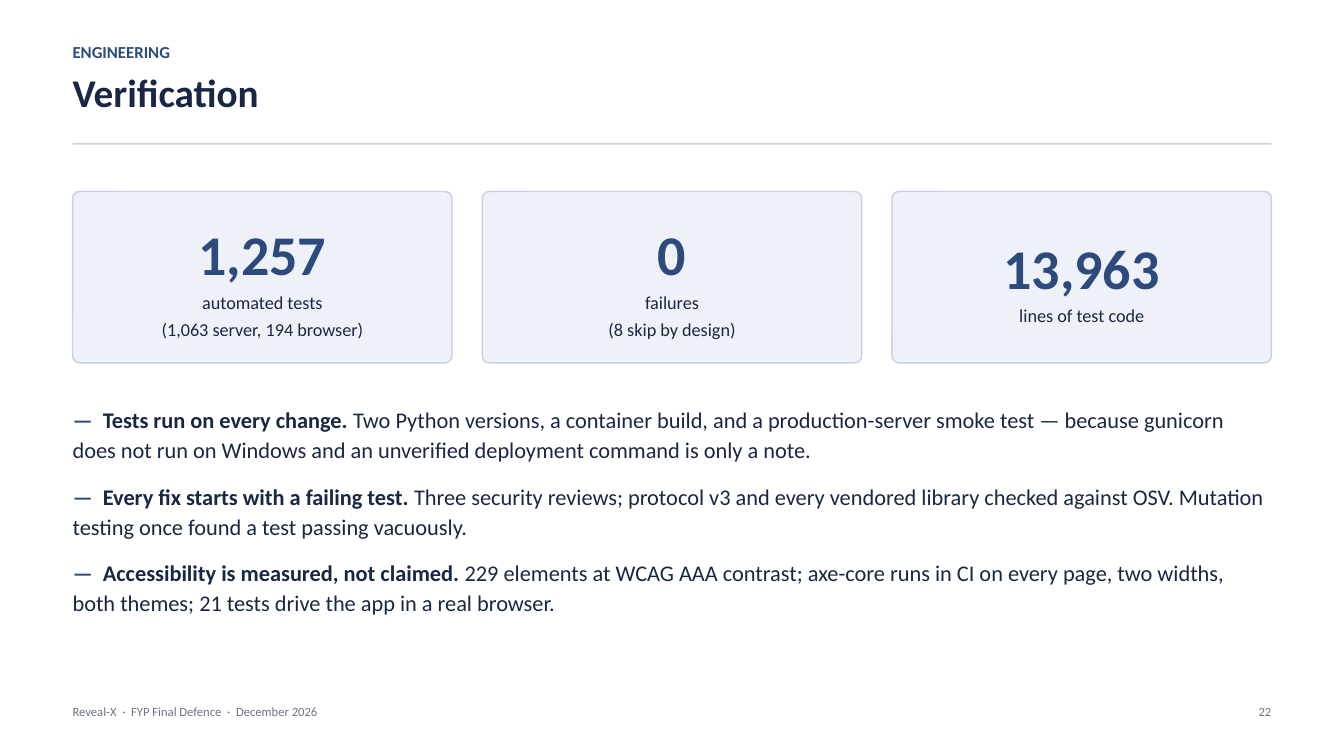
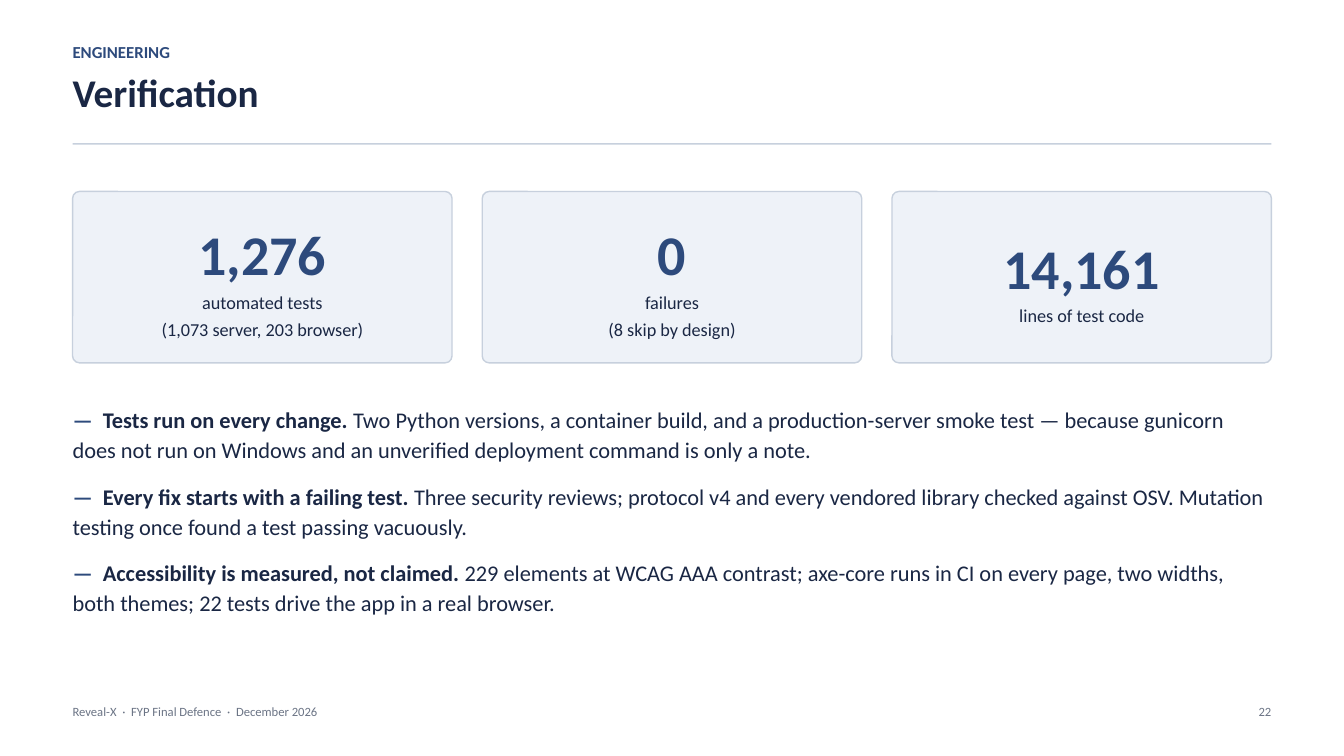
Before and after one commit to 1337PAIN/Reveal-X-chat, a slide deck: slide 22 of Reveal-X_FYP_Presentation.pptx. Drawn at 1344x756 pixels with LibreOffice and Linux fonts; fonts in the diff are those of the drawing. Boxes give left, top, right and bottom in pixels: in the first picture for what was removed or moved away, otherwise in the second. Text is boxed around its words. In the diff, an @@ line names an element or a change of style, - is before the commit and + after.

```diff
--- a/Reveal-X_FYP_Presentation.pptx
+++ b/Reveal-X_FYP_Presentation.pptx
@@ text in rounded rectangle at (x1=162, y1=236, x2=363, y2=339): text changed @@
-1,257
-automated tests
-(1,063 server, 194 browser)
+1,276
+automated tests
+(1,073 server, 203 browser)
@@ text in rounded rectangle at (x1=1004, y1=250, x2=1160, y2=297): text changed @@
-13,963
+14,161
@@ text at (x1=73, y1=489, x2=1263, y2=615): text changed @@
-— Every fix starts with a failing test. Three security reviews; protocol v3 and every vendored library checked against OSV. Mutation testing once found a test passing vacuously.
-— Accessibility is measured, not claimed. 229 elements at WCAG AAA contrast; axe-core runs in CI on every page, two widths, both themes; 21 tests drive the app in a real browser.
+— Every fix starts with a failing test. Three security reviews; protocol v4 and every vendored library checked against OSV. Mutation testing once found a test passing vacuously.
+— Accessibility is measured, not claimed. 229 elements at WCAG AAA contrast; axe-core runs in CI on every page, two widths, both themes; 22 tests drive the app in a real browser.
```
Also in this commit, not shown: 2 other slides changed, 3 other files.
